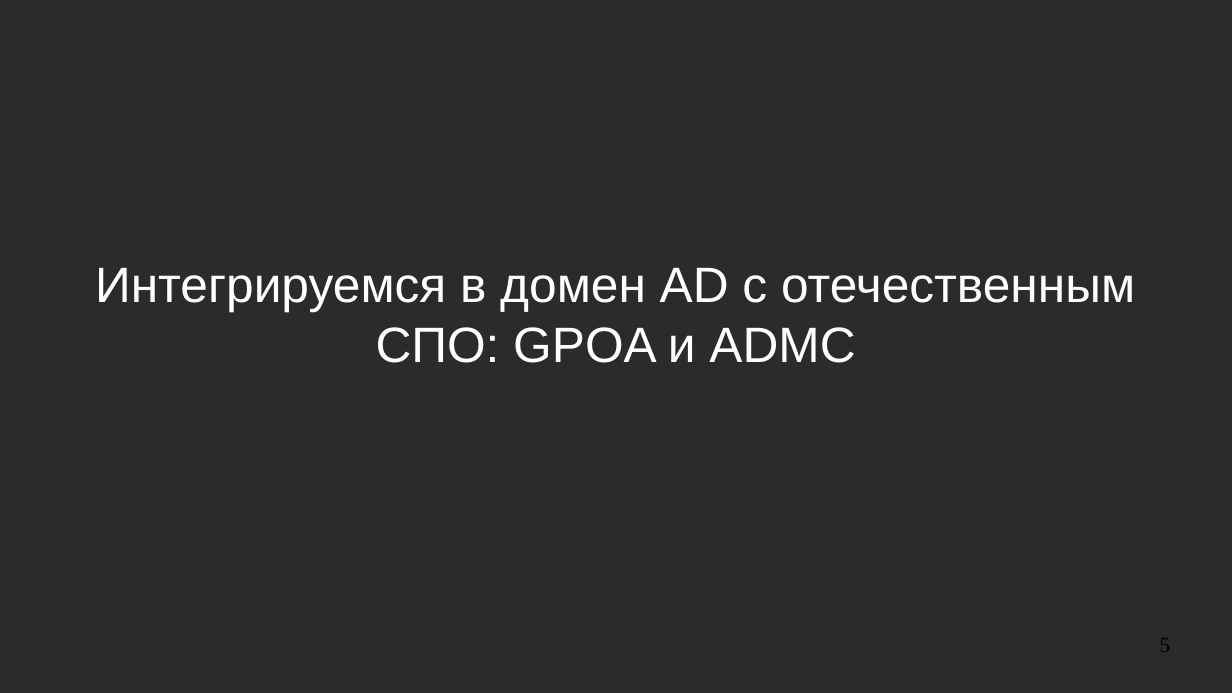
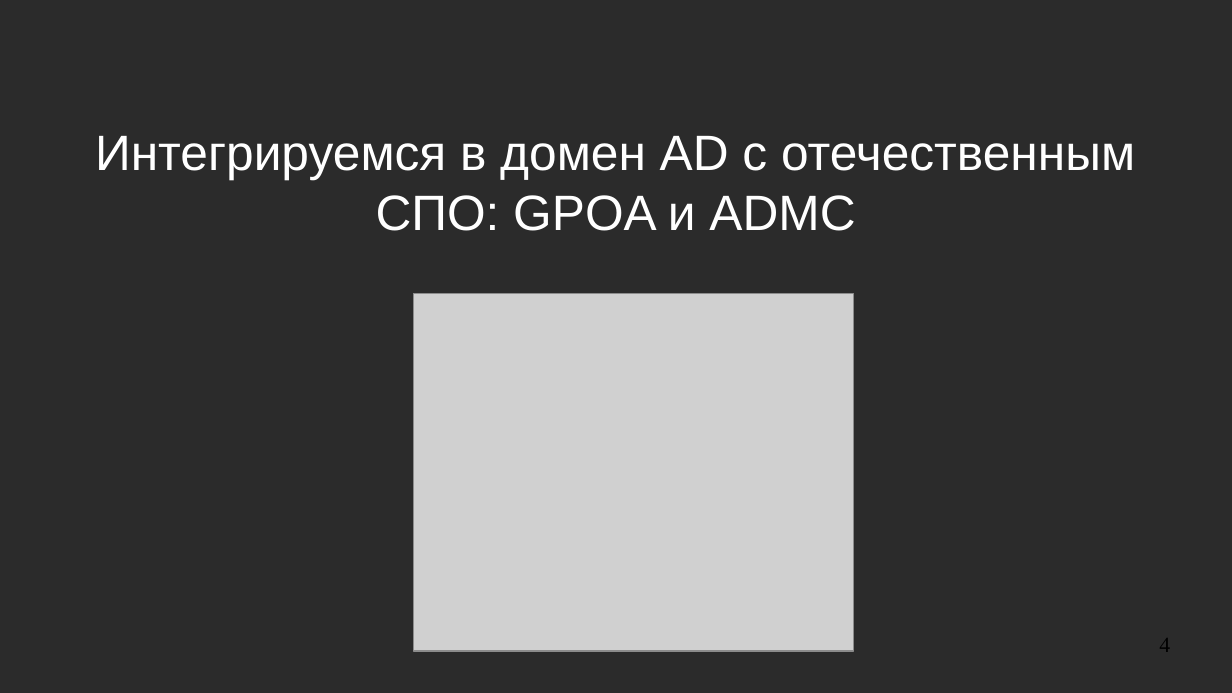
Before and after one commit to NIR-Ginko/presentations, a slide deck: slide 4 of 2020-11-05 Group Policies in ALT/abstract.odp (slide 5 before the commit). Drawn at 1232x693 pixels with LibreOffice and Linux fonts; fonts in the diff are those of the drawing; grey boxes stand for pictures; background and template pictures are left out; a plain dark background stands for a picture behind light text. Boxes give left, top, right and bottom in pixels: in the first picture for what was removed or moved away, otherwise in the second. Text is boxed around its words. In the diff, an @@ line names an element or a change of style, - is before the commit and + after.

```diff
--- a/2020-11-05 Group Policies in ALT/abstract.odp
+++ b/2020-11-05 Group Policies in ALT/abstract.odp
@@ subtitle "Интегрируемся в домен AD с ...": place and size @@
-subtitle "Интегрируемся в домен AD с ..." at (95, 268, 1135, 363)
+subtitle "Интегрируемся в домен AD с ..." at (95, 136, 1135, 231)
@@ picture added at (414, 294, 854, 652) @@
@@ page number at (1159, 639, 1170, 652): text changed @@
-5
+4
```
Also in this commit, not shown: 4 other slides changed, 1 slide removed.
